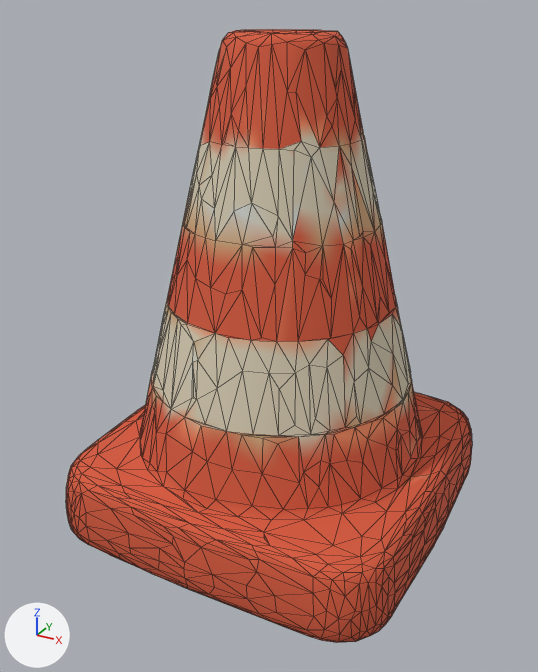
An edit to the glTF model public/models/hat-cone.glb, drawn before and after from the same camera.
One viewpoint serves both versions: a camera (50 mm lens) standing at (0.671, -1.272, 0.535) and looking at (-0.005, -0.042, -0.079). Lighting does not change. The marker at lower left points along +X, +Y and +Z. The older version comes first. Mesh edges are drawn as thin lines. Where no turn or scale is listed for an object, it has been applied to the vertices. Vertices at exactly the same position are counted once.

Names of what the first picture shows: 'tripo_node_527d05c4-6e12-43c2-9303-499716d3c907'.
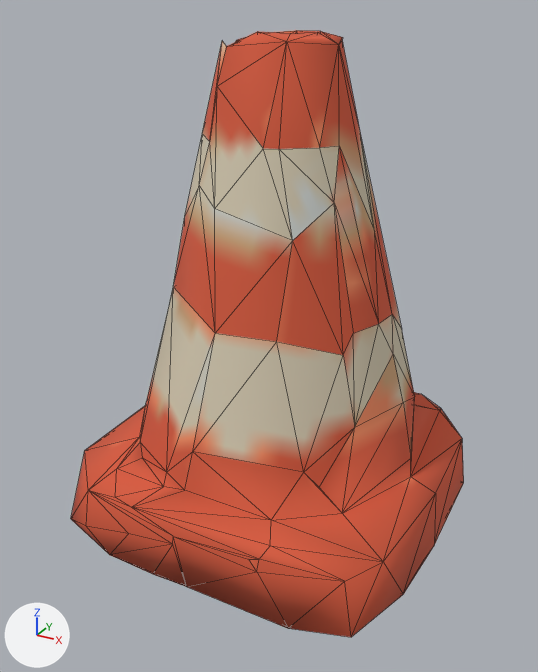
Where the newer file only moved an object's origin or applied its transform, the numbers keep the older frame.

Where the change shows, as pixel boxes (x1, y1, x2, y2) in the pictures (538 x 672 px):
```json
{"object": "tripo_node_527d05c4-6e12-43c2-9303-499716d3c907", "change": "reshaped", "before": [66, 29, 472, 643], "after": [71, 30, 464, 637]}
{"part": 1, "of": "me_tripo_mesh_527d05c4_6e12_43c2_9303_499716d3c907", "change": "cut back", "before": [66, 29, 472, 643], "after": [321, 31, 343, 45]}
```

The change, as JSON lines over the scene's bpy script:
```json
{"block": "me_tripo_mesh_527d05c4_6e12_43c2_9303_499716d3c907", "where": "# used by ob_tripo_node_527d05c4_6e12_43c2_9303_499716d3c907; location = (0.0, 0.0, 0.0)"}
{"op": "remove", "block": "me_tripo_mesh_527d05c4_6e12_43c2_9303_499716d3c907", "code": "me_tripo_mesh_527d05c4_6e12_43c2_9303_499716d3c907.from_pydata(...)  # 1453 vertices, 2902 faces; spans x -0.377..0.377, y -0.379..0.379, z -0.5..0.5"}
{"op": "add", "block": "me_tripo_mesh_527d05c4_6e12_43c2_9303_499716d3c907", "code": "me_tripo_mesh_527d05c4_6e12_43c2_9303_499716d3c907.from_pydata(...)  # 192 vertices, 380 faces; spans x -0.369..0.374, y -0.371..0.379, z -0.5..0.5"}
{"block": "me_tripo_mesh_527d05c4_6e12_43c2_9303_499716d3c907", "change": "me_tripo_mesh_527d05c4_6e12_43c2_9303_499716d3c907 part 1: 1 vertex moved within x 0.097, y 0.044, z 0.489; 1261 vertices removed from x -0.377..0.377, y -0.379..0.379, z -0.5..0.5"}
```
